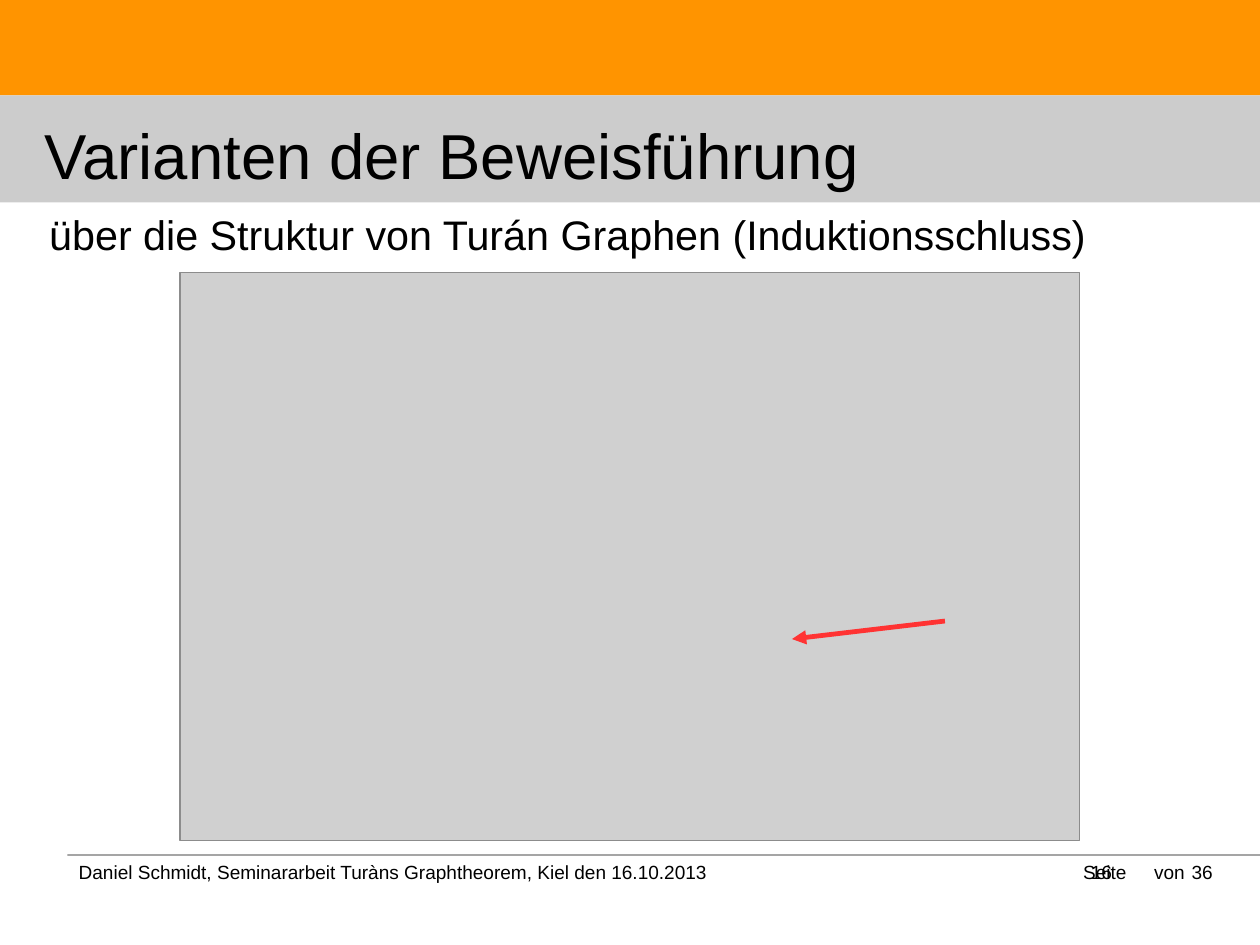
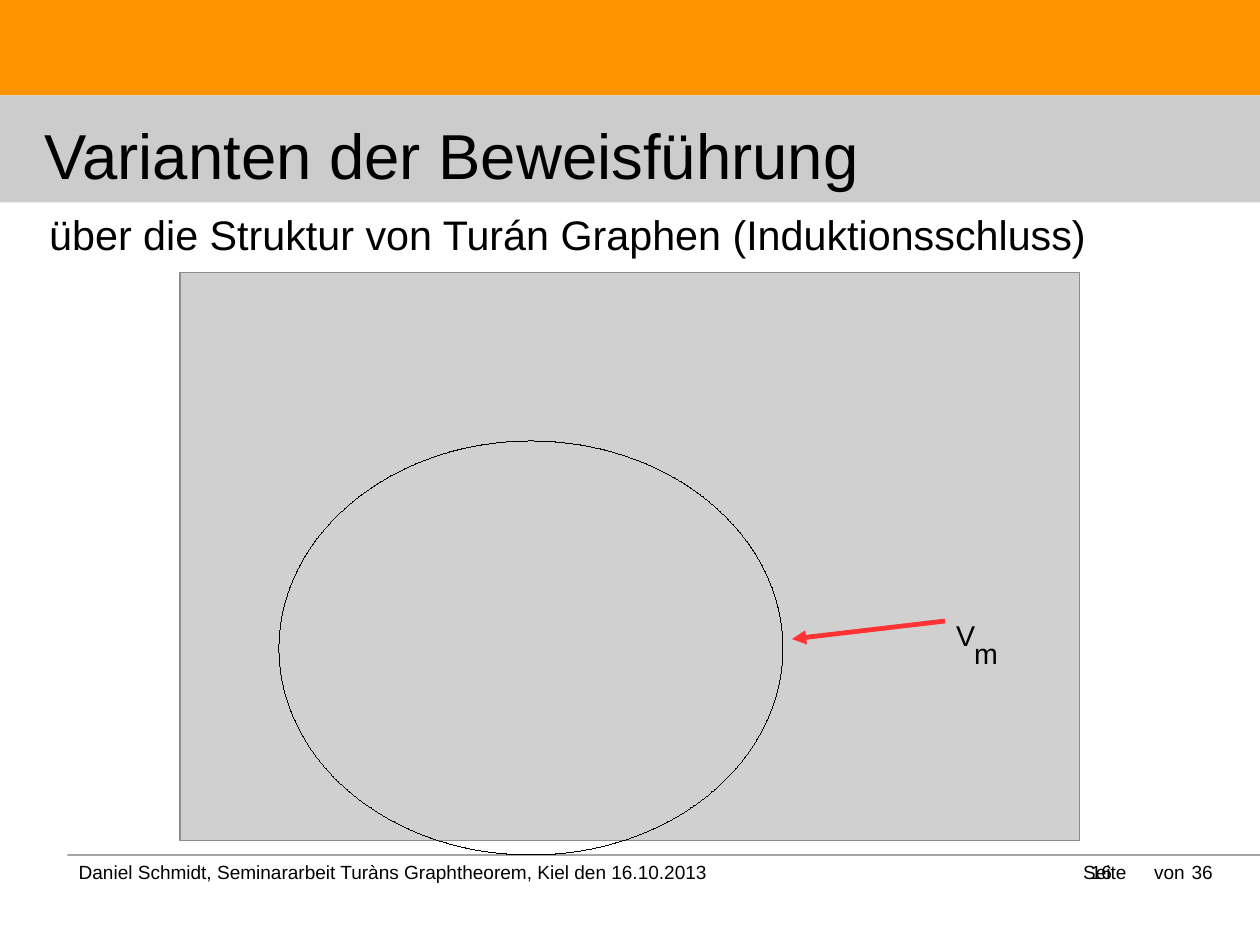
Before and after one commit to DanielMSchmidt/kombinatorik, a slide deck: slide 16 of Kombinatorik.odp. Drawn at 1260x945 pixels with LibreOffice and Linux fonts; fonts in the diff are those of the drawing; grey boxes stand for pictures. Boxes give left, top, right and bottom in pixels: in the first picture for what was removed or moved away, otherwise in the second. Text is boxed around its words. In the diff, an @@ line names an element or a change of style, - is before the commit and + after.

```diff
--- a/Kombinatorik.odp
+++ b/Kombinatorik.odp
@@ ellipse added at (279,441,783,855), outline #000000 0 pt @@
@@ text added at (956,626,975,646), 18 pt, text #000000 @@
+V
@@ text added at (974,648,998,664), 18 pt, text #000000 @@
+m
```
Also in this commit, not shown: 13 other slides changed.
